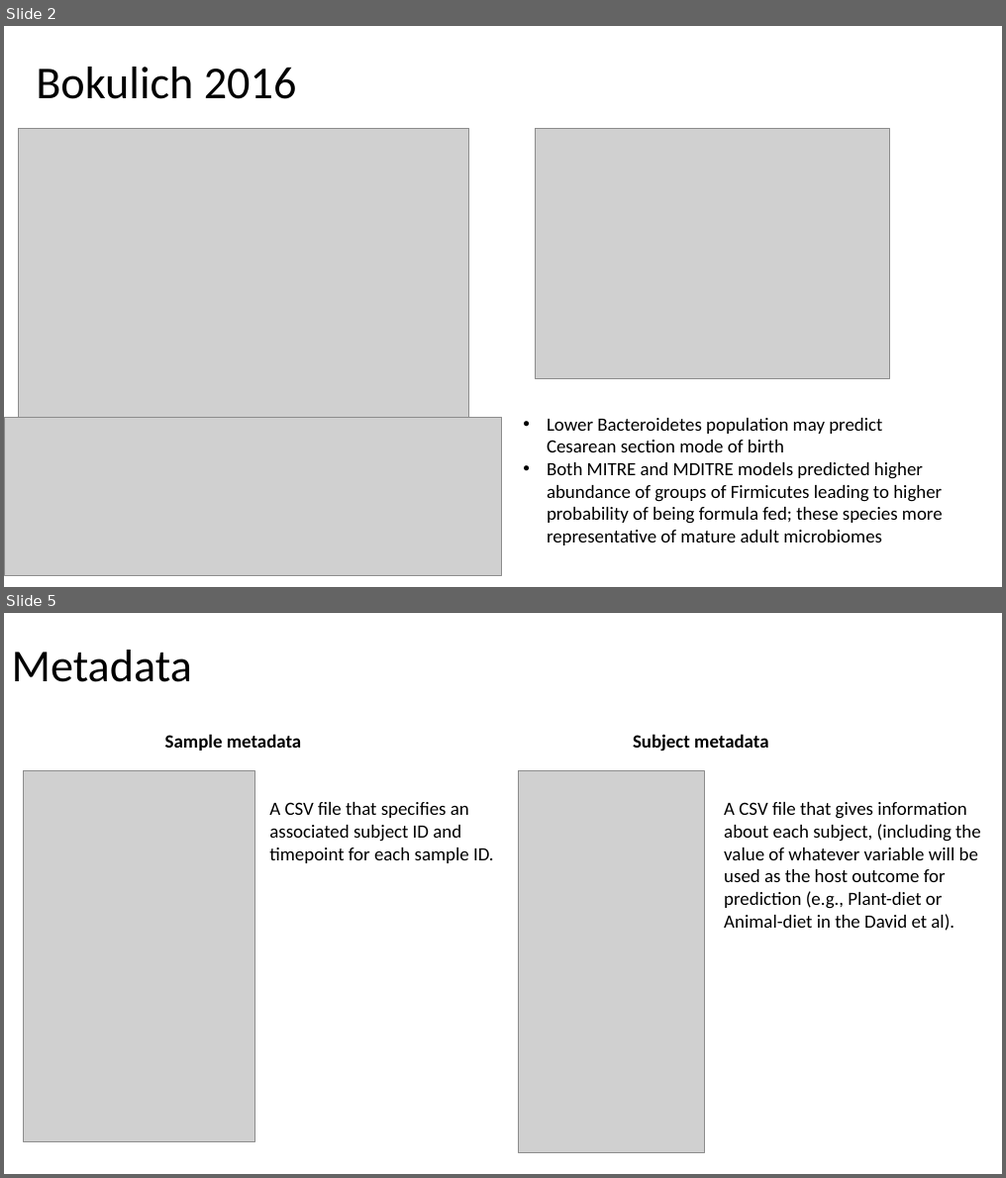
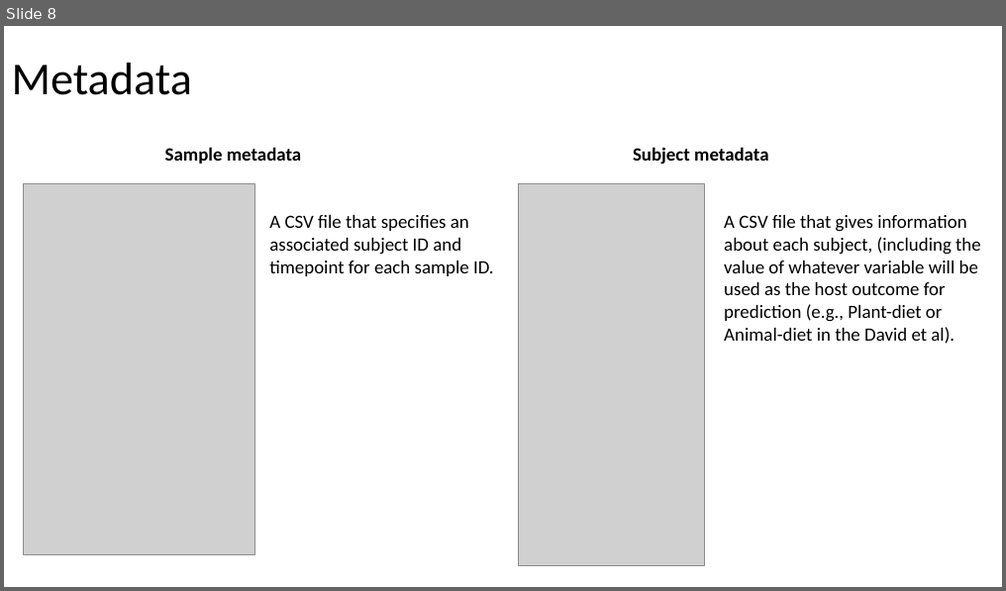
Before and after one commit to gerberlab/cs109b-microbiome, a slide deck: 2022/course_slides.pptx. Shown one above the other, each under a label of ours: slides 2 and 5 before the commit, slide 8 after it; the slides between them are not shown. The pictures are 1006x1178 and 1006x591 pixels, drawn with LibreOffice and Linux fonts; fonts in the diff are those of the drawing; grey boxes stand for pictures. Boxes give left, top, right and bottom in pixels: in the first picture for what was removed or moved away, otherwise in the second. Text is boxed around its words. In the diff, an @@ line names an element or a change of style, - is before the commit and + after.

```diff
--- a/2022/course_slides.pptx
+++ b/2022/course_slides.pptx
@@ slide 2 removed at (x1=4, y1=26, x2=1002, y2=587), background #FFFFFF @@
@@ title removed at (x1=36, y1=67, x2=297, y2=99) @@
-Bokulich 2016
@@ picture removed at (x1=18, y1=128, x2=469, y2=417) @@
@@ picture removed at (x1=536, y1=128, x2=890, y2=378) @@
@@ picture removed at (x1=4, y1=417, x2=502, y2=575) @@
@@ text removed at (x1=547, y1=418, x2=943, y2=546) @@
-• Lower Bacteroidetes population may predict Cesarean section mode of birth
-• Both MITRE and MDITRE models predicted higher abundance of groups of Firmicutes leading to higher probability of being formula fed; these species more representative of mature adult microbiomes
@@ what was slide 5 is now slide 8 @@
```
Also in this commit, not shown: 3 slides changed, 10 slides added, 1 other slide removed.
